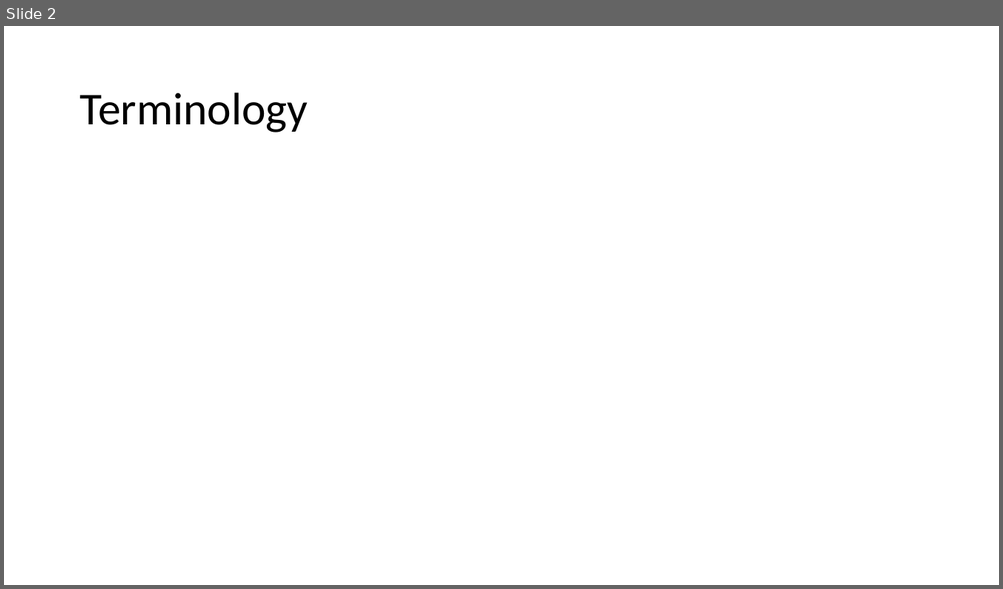
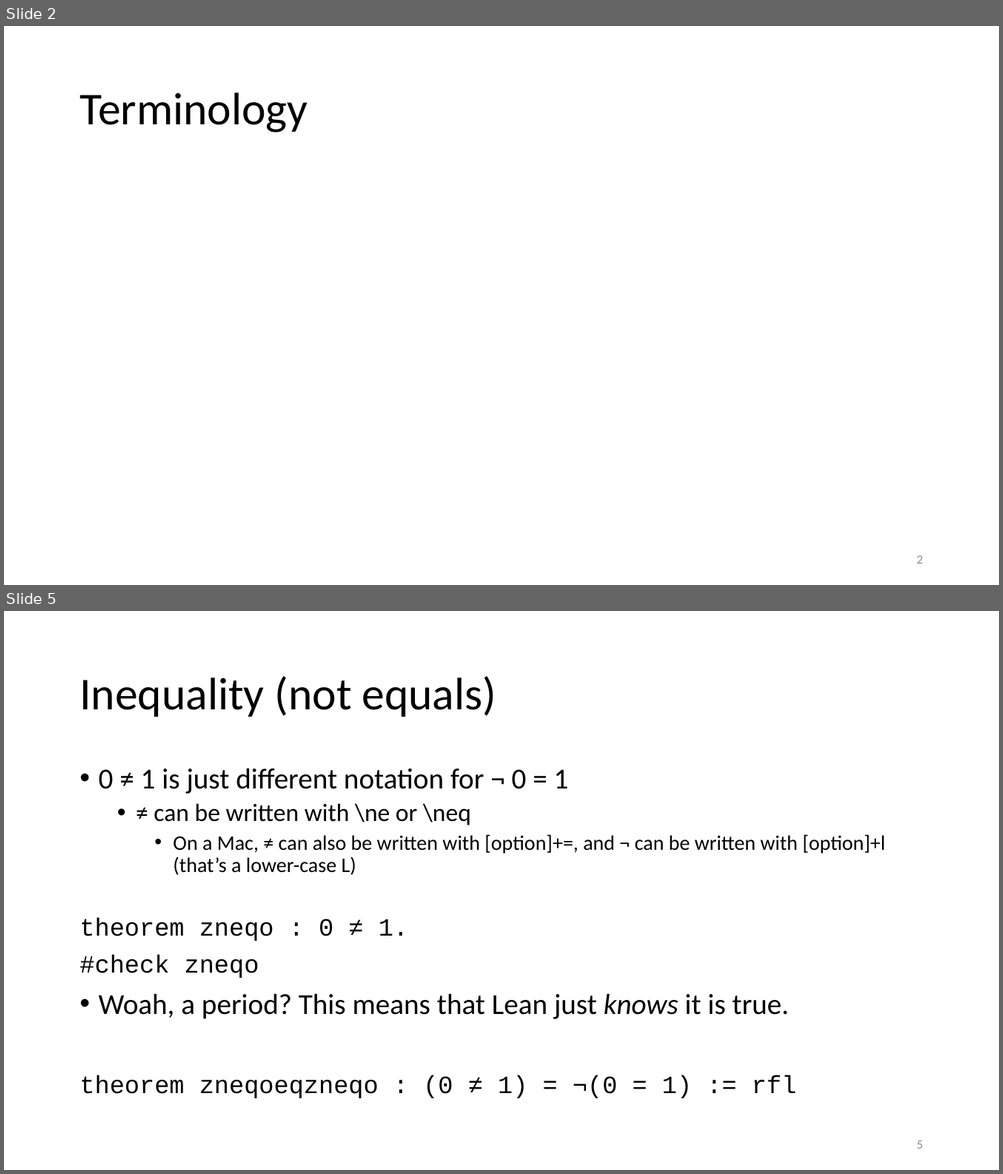
Before and after one commit to kevinsullivan/cs-dm, a slide deck: 06_Negation/Negation.pptx. Shown one above the other, each under a label of ours: slide 2 before the commit, slides 2 and 5 after it; the slides between them are not shown. The pictures are 1003x589 and 1003x1174 pixels, drawn with LibreOffice and Linux fonts; fonts in the diff are those of the drawing; grey boxes stand for pictures. Boxes give left, top, right and bottom in pixels: in the first picture for what was removed or moved away, otherwise in the second. Text is boxed around its words. In the diff, an @@ line names an element or a change of style, - is before the commit and + after.

Commit message:
Minor changes to .lean file, and significant updates to slides

```diff
--- a/06_Negation/Negation.pptx
+++ b/06_Negation/Negation.pptx
@@ slide 5 added at (4, 611, 999, 1170), background #FFFFFF @@
@@ title added at (79, 676, 497, 717), 44 pt, text #000000 @@
+Inequality (not equals)
@@ text added at (79, 768, 885, 1099), 24 pt, text #000000 @@
+• 0 ≠ 1 is just different notation for ¬ 0 = 1
+  • ≠ can be written with \ne or \neq
+    • On a Mac, ≠ can also be written with [option]+=, and ¬ can be written with [option]+l (that’s a lower-case L)
+theorem zneqo : 0 ≠ 1.
+#check zneqo
+• Woah, a period? This means that Lean just knows it is true.
+theorem zneqoeqzneqo : (0 ≠ 1) = ¬(0 = 1) := rfl
@@ page number added at (916, 1141, 922, 1149), 12 pt, text #8C8C8C @@
+5
@@ slide 2 changed as well @@
@@ page number added at (916, 556, 922, 564), 12 pt, text #8C8C8C @@
+2
```
Also in this commit, not shown: 10 other slides changed, 17 other slides added, 1 other file.
